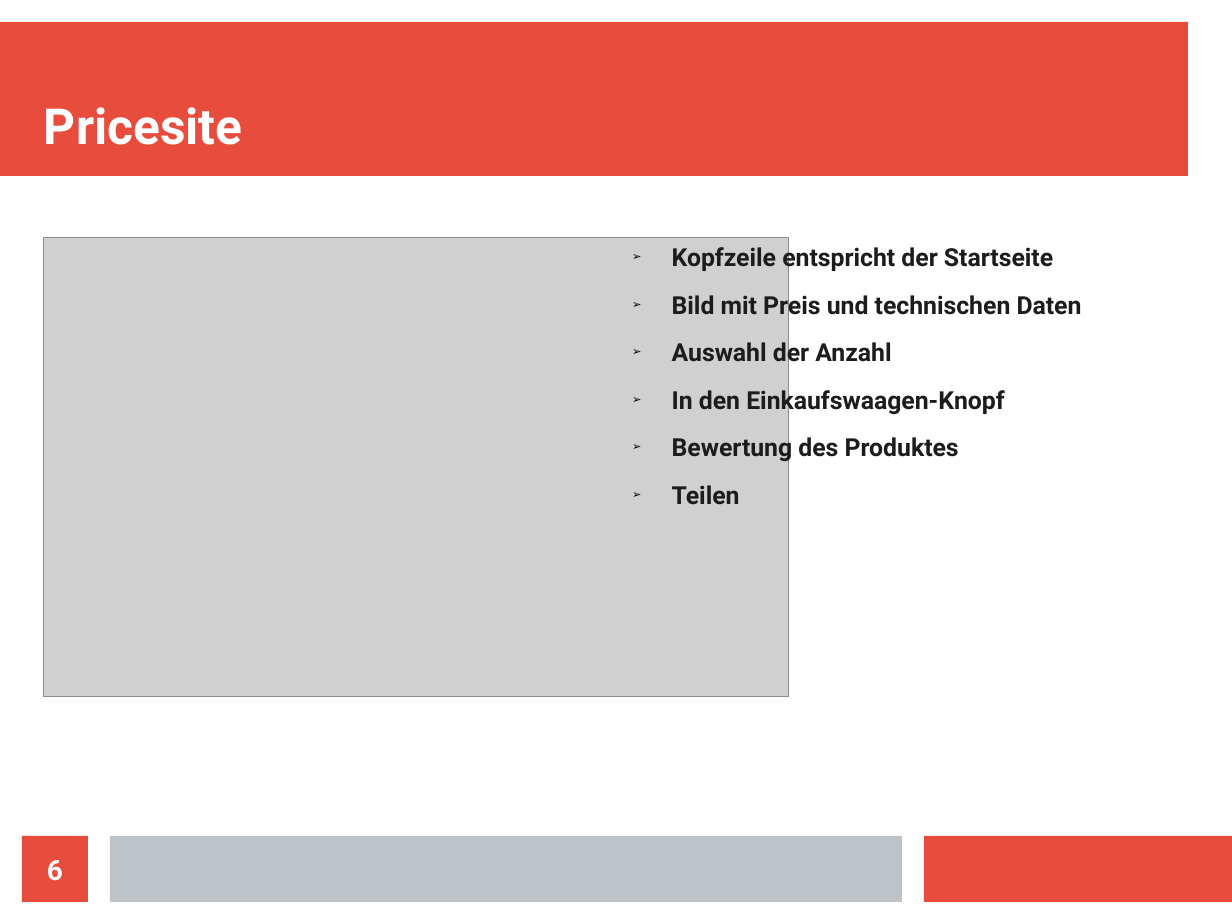
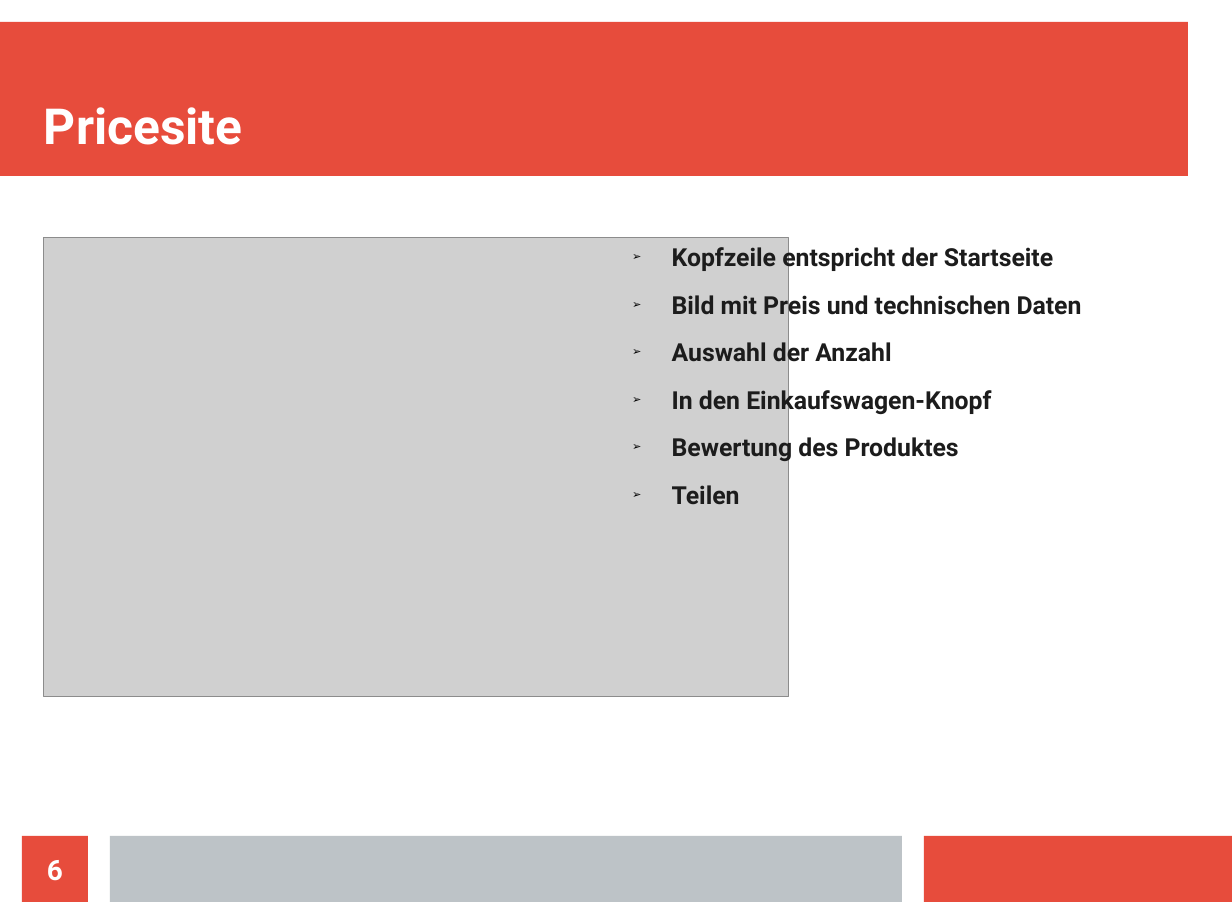
Before and after one commit to ts311/WebAnw2, a slide deck: slide 6 of Presentation/presentatiion.odp. Drawn at 1232x924 pixels with LibreOffice and Linux fonts; fonts in the diff are those of the drawing; grey boxes stand for pictures. Boxes give left, top, right and bottom in pixels: in the first picture for what was removed or moved away, otherwise in the second. Text is boxed around its words. In the diff, an @@ line names an element or a change of style, - is before the commit and + after.

Commit message:
fixed typos

```diff
--- a/Presentation/presentatiion.odp
+++ b/Presentation/presentatiion.odp
@@ text at (672,386,991,415): text changed @@
-➢ In den Einkaufswaagen-Knopf
+➢ In den Einkaufswagen-Knopf
```
Also in this commit, not shown: 4 other slides changed.
